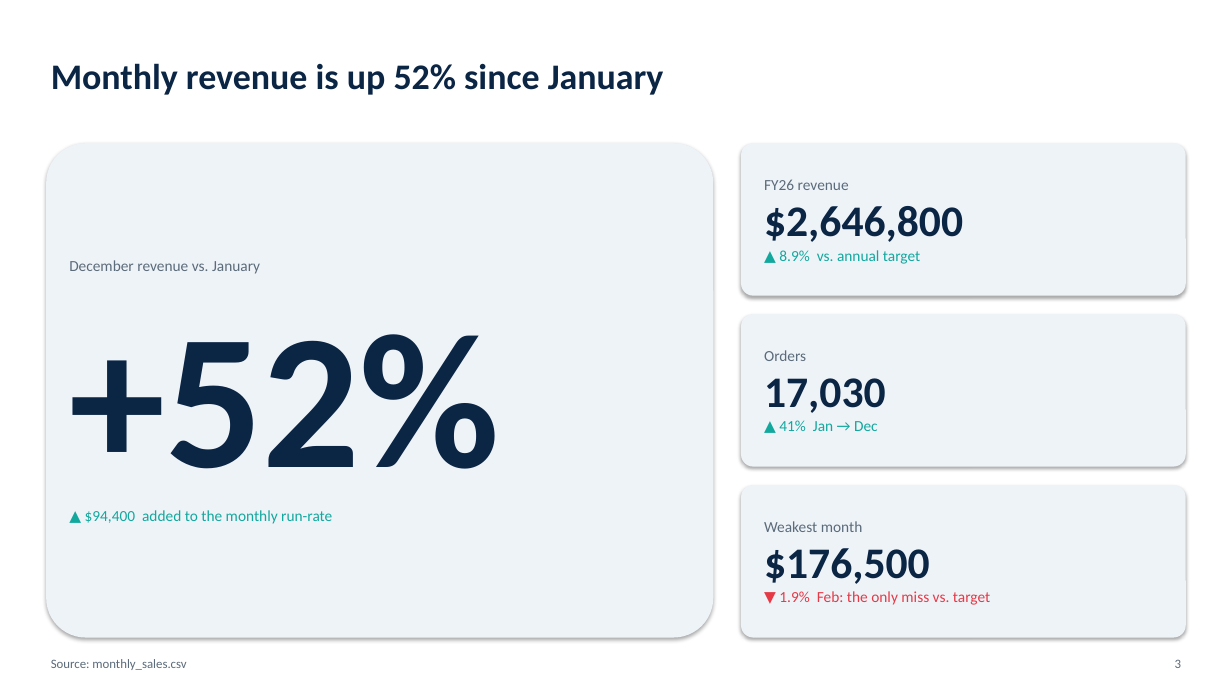
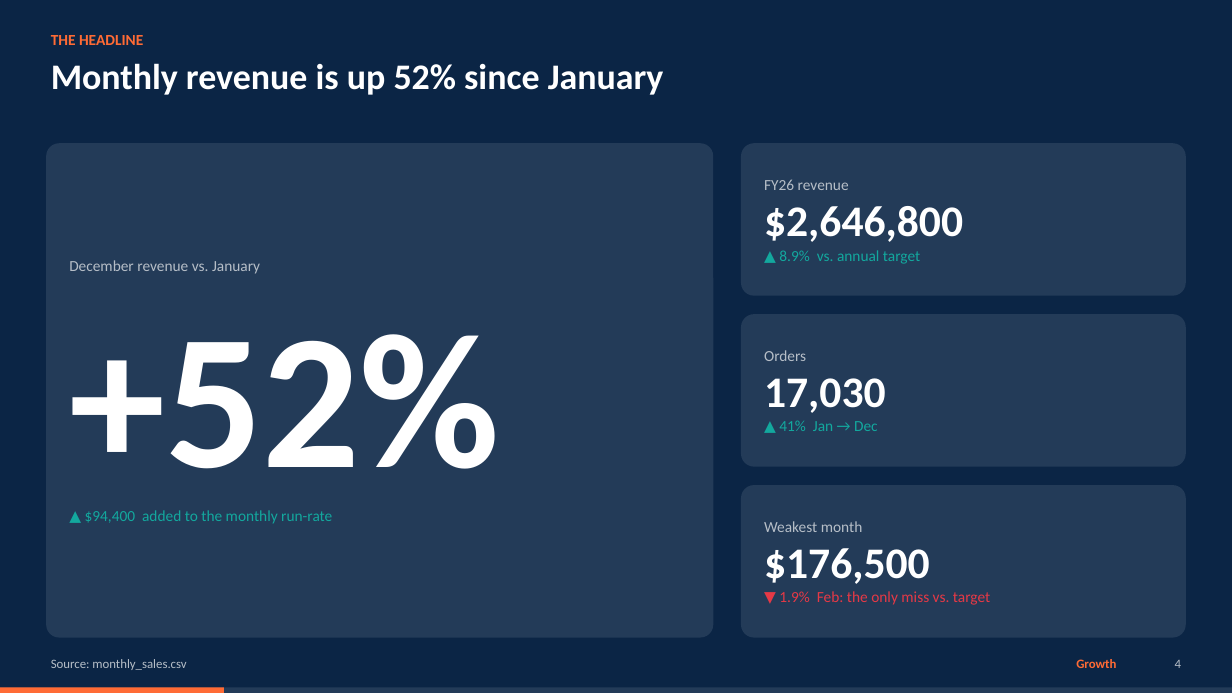
Before and after one commit to FrocketGaming/PPT_DEMO, a slide deck: slide 4 of out/demo_advanced.pptx (slide 3 before the commit). Drawn at 1232x693 pixels with LibreOffice and Linux fonts; fonts in the diff are those of the drawing. Boxes give left, top, right and bottom in pixels: in the first picture for what was removed or moved away, otherwise in the second. Text is boxed around its words. In the diff, an @@ line names an element or a change of style, - is before the commit and + after.

```diff
--- a/out/demo_advanced.pptx
+++ b/out/demo_advanced.pptx
@@ background #FFFFFF to #0B2545 @@
@@ text "THE HEADLINE": place and size @@
-text "THE HEADLINE" at <box>51,63,664,95</box>
+text "THE HEADLINE" at <box>51,35,664,95</box>
@@ text at <box>51,35,143,45</box>: paragraph added @@
+THE HEADLINE
@@ text at <box>51,63,664,95</box>: text colour #0B2545 to #FFFFFF in "Monthly revenue is up 52% since January" @@
@@ text at <box>764,179,963,242</box>: text colour #5C6B7A to #B6BEC7 in "FY26 revenue"; text colour #0B2545 to #FFFFFF in "$2,646,800" @@
@@ text at <box>69,260,500,512</box>: text colour #5C6B7A to #B6BEC7 in "December revenue vs. January"; text colour #0B2545 to #FFFFFF in "+52%" @@
@@ text at <box>764,350,886,413</box>: text colour #5C6B7A to #B6BEC7 in "Orders"; text colour #0B2545 to #FFFFFF in "17,030" @@
@@ fill #EEF3F8 to #233B58; shadow off; proportions changed in 4 elements at <box>46,143,714,638</box>, <box>741,143,1186,296</box>, <box>741,314,1186,467</box>, <box>741,485,1186,638</box> @@
@@ text at <box>764,521,930,584</box>: text colour #5C6B7A to #B6BEC7 in "Weakest month"; text colour #0B2545 to #FFFFFF in "$176,500" @@
@@ text "Source: monthly_sales.csv" at <box>51,659,186,670</box>: text colour #5C6B7A to #B6BEC7 @@
@@ text added at <box>1076,659,1116,668</box>, 10 pt, text #FF6B35, bold @@
+Growth
@@ rectangle added at <box>0,688,1232,693</box>, fill #233B58 @@
@@ rectangle added at <box>0,688,224,693</box>, fill #FF6B35 @@
@@ text at <box>1175,660,1181,668</box>: text changed; text colour #5C6B7A to #B6BEC7 @@
-3
+4
```
Also in this commit, not shown: 13 other slides changed, 8 slides added, 3 slides removed, 9 other files.
